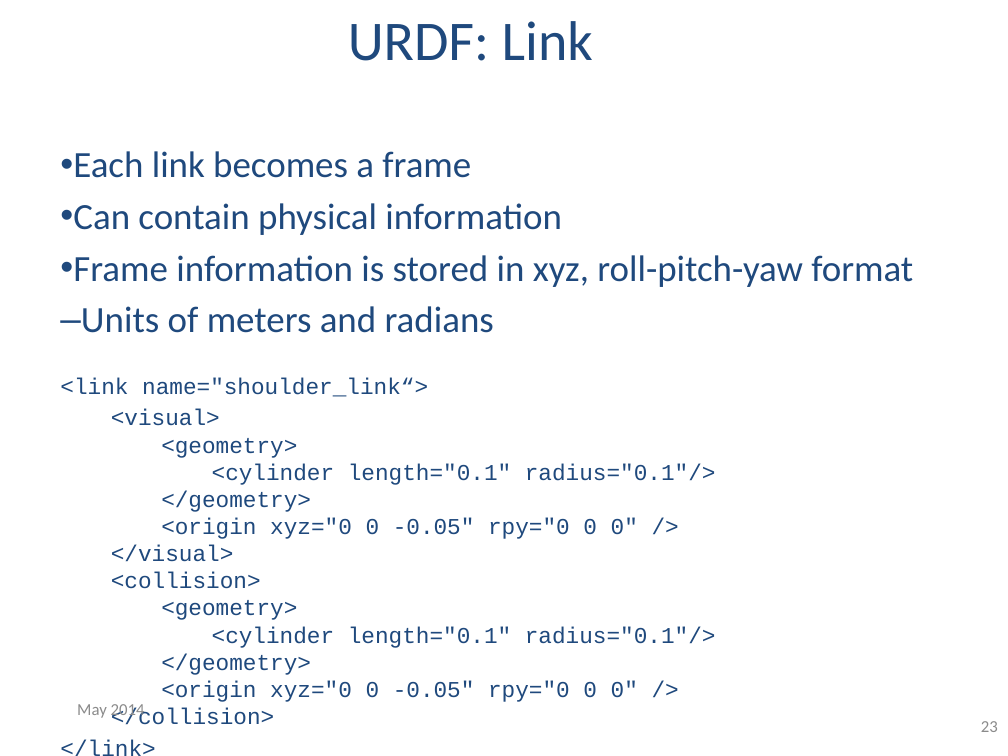
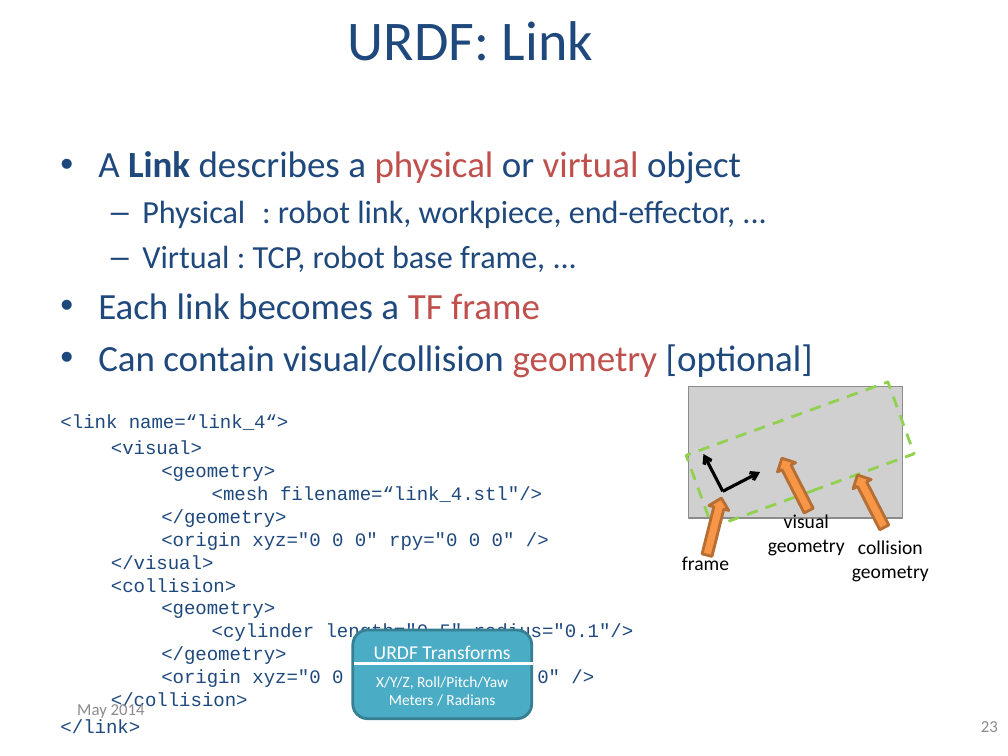
Before and after one commit to ros-industrial/industrial_training, a slide deck: slide 23 of training/slides/ROS-I Basic Developers Training - Session 2(Hydro).pptx. Drawn at 1008x756 pixels with LibreOffice and Linux fonts; fonts in the diff are those of the drawing; grey boxes stand for pictures; background and template pictures are left out. Boxes give left, top, right and bottom in pixels: in the first picture for what was removed or moved away, otherwise in the second. Text is boxed around its words. In the diff, an @@ line names an element or a change of style, - is before the commit and + after.

```diff
--- a/training/slides/ROS-I Basic Developers Training - Session 2(Hydro).pptx
+++ b/training/slides/ROS-I Basic Developers Training - Session 2(Hydro).pptx
@@ text "A Link describes a physical ..." at [60,151,813,689]: size 16.1 to 13.6 pt in "</link>" @@
@@ text at [60,151,813,689]: text changed; size 16.1 to 13.6 pt @@
-• Each link becomes a frame
-• Can contain physical information
-• Frame information is stored in xyz, roll-pitch-yaw format
-  – Units of meters and radians
-<link name="shoulder_link“>
-<visual>
-<geometry>
-<cylinder length="0.1" radius="0.1"/>
-</geometry>
-<origin xyz="0 0 -0.05" rpy="0 0 0" />
-</visual>
-<collision>
-<geometry>
-<cylinder length="0.1" radius="0.1"/>
-</geometry>
-<origin xyz="0 0 -0.05" rpy="0 0 0" />
-</collision>
+• A Link describes a physical or virtual object
+  – Physical : robot link, workpiece, end-effector, ...
+  – Virtual : TCP, robot base frame, ...
+• Each link becomes a TF frame
+• Can contain visual/collision geometry [optional]
+<link name=“link_4“>
+<visual>
+<geometry>
+<mesh filename=“link_4.stl"/>
+</geometry>
+<origin xyz="0 0 0" rpy="0 0 0" />
+</visual>
+<collision>
+<geometry>
+<cylinder length="0.5" radius="0.1"/>
+</geometry>
+<origin xyz="0 0 -0.05" rpy="0 0 0" />
+</collision>
@@ group added at [682,382,929,582]: 3 right arrows, 3 texts, 2 arrows, 1 picture, 1 rectangle @@
+frame
+visual
+geometry
+collision
+geometry
@@ rounded rectangle added at [353,630,532,719], fill #4BACC6, outline #377F92 2 pt, 11 pt, text #FFFFFF @@
+URDF Transforms
+X/Y/Z, Roll/Pitch/Yaw
+Meters / Radians
@@ line added from (354, 664) to (533, 664), #FFFFFF 2.25 pt @@
```
Also in this commit, not shown: 2 other slides changed, 1 slide added.
